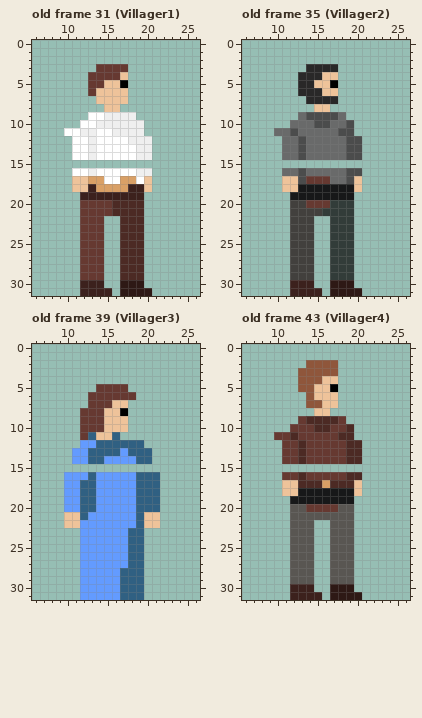
Edited in one commit: pixel-art file (src/assets/images/own/Humans.aseprite). The picture above was drawn from the file before the commit.
32x32 pixels, 46 frames. Colours within 5 levels of each other are drawn and written as one. Shown: old frame 31 (Villager1): x 6..26, y 0..31; old frame 35 (Villager2): x 6..26, y 0..31; old frame 39 (Villager3): x 6..26, y 0..31; old frame 43 (Villager4): x 6..26, y 0..31. The commit also changed other frames, which this record leaves out.
The result:
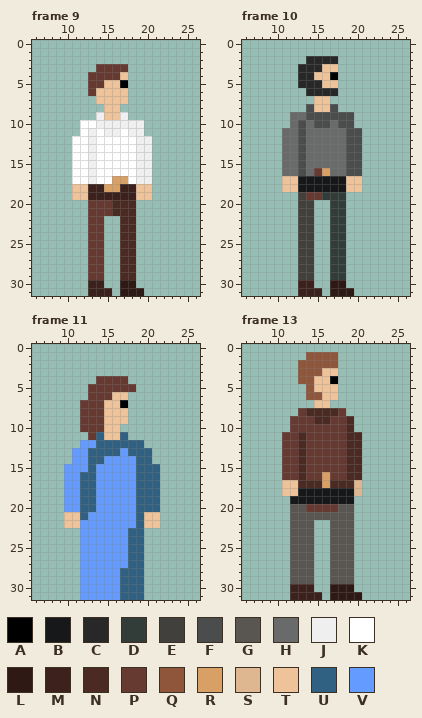
Palette (. is transparent): A #000000  B #171819  C #292828  D #323c39  E #42403d  F #4b4c4c  G #595652  H #696a6a  J #efefef  K #ffffff  L #2e1915  M #3c211d  N #4c2a24  P #663931  Q #8f563b  R #d9a066  S #deb791  T #eec39a  U #306082  V #639bff
A new or re-ordered frame is compared with the old frame closest to it.
Difference:
layer "Layer" added
layer "Head" removed
frames re-ordered
Frame 9 against old frame 31 (Villager1):
y 9: x 13..16 KKJJ -> .JTT; x 18 J -> .
y 11: x 10..12 KKJ -> ..K; x 15 K -> J; x 17 J -> K
y 12: x 18 J -> K
y 15: x 11..20 .......... -> KKJKKKKKJJ
y 17: x 11..14 TTRR -> KKJK; x 16 K -> R; x 18..20 RKT -> KJJ
y 18: x 14 R -> M; x 17 R -> M; x 19 M -> T
y 19: x 11..12 .M -> TT; x 19..20 M. -> TT
y 20..29: x 12 P -> .; x 19 N -> .
y 30: x 12 M -> .; x 19 L -> .
y 31: x 12 M -> .; x 20 L -> .
Frame 10 against old frame 35 (Villager2):
y 2: x 14..17 .... -> CCCC
y 3: x 13 . -> C; x 16..17 CC -> TT
y 4: x 15 C -> T; x 17 T -> A
y 5: x 15 T -> C; x 17 A -> T
y 6: x 13 C -> .; x 16..17 TT -> CC
y 7: x 14..17 CCCC -> .TT.
y 8: x 14 . -> F; x 17 . -> F
y 9: x 12 . -> H; x 18..19 H. -> FF
y 10: x 13 H -> F; x 18 H -> F
y 11: x 10 H -> .; x 12..13 FH -> HF; x 18 F -> H; x 20 . -> F
y 15: x 11..20 .......... -> HHFHHHHHFF
y 16: x 15..16 HH -> PR
y 17: x 13..19 FPPPHHF -> BBBBBBT
y 18: x 19 B -> T
y 19: x 12..19 BBBBBBBB -> .EPPDDD.
y 20: x 12 E -> .; x 14..16 PPP -> E..; x 19 D -> .
y 21: x 12 E -> .; x 15..16 ED -> ..; x 19 D -> .
y 22..29: x 12 E -> .; x 19 D -> .
y 30: x 12 M -> .; x 19 L -> .
y 31: x 12 M -> .; x 20 L -> .
Frame 11 against old frame 39 (Villager3):
y 4: x 14..17 .... -> PPPP
y 5: x 13 . -> P; x 18 . -> P
y 6: x 16..18 PPP -> TT.
y 7: x 12 . -> P; x 15 P -> T; x 17 T -> A
y 8: x 17 A -> T
y 10: x 17 T -> .
y 11: x 12..14 PUT -> .PU; x 16..17 U. -> TU
y 15: x 10..21 ............ -> VVVUVVVVVUUU
y 16: x 12 V -> U
Frame 13 against old frame 43 (Villager4):
y 1: x 14..17 .... -> QQQQ
y 2: x 13 . -> Q
y 3: x 16..17 QQ -> TT
y 4: x 15 Q -> T; x 17 T -> A
y 5: x 13 Q -> .; x 17 A -> T
y 6: x 15 T -> Q
y 7: x 14..15 QQ -> .T; x 17 T -> .
y 8: x 13..18 ..TT.. -> PNNNNP
y 9: x 12 . -> P; x 14 N -> P; x 17 N -> P; x 19 . -> N
y 10: x 15..16 NN -> PP
y 11: x 10 P -> .; x 12..13 NP -> PN; x 18 N -> P; x 20 . -> N
y 15: x 11..20 .......... -> PPNPPPPPNN
y 16: x 16 P -> R
y 17..18: x 20 T -> S
Boxes around the changes in both pictures, in picture pixels (x1, y1, x2, y2):
changed: (64, 112, 152, 296)
changed: (274, 56, 362, 136)
changed: (282, 160, 362, 296)
changed: (80, 376, 136, 440)
changed: (64, 464, 160, 480)
changed: (274, 352, 362, 440)
changed: (282, 464, 362, 496)
